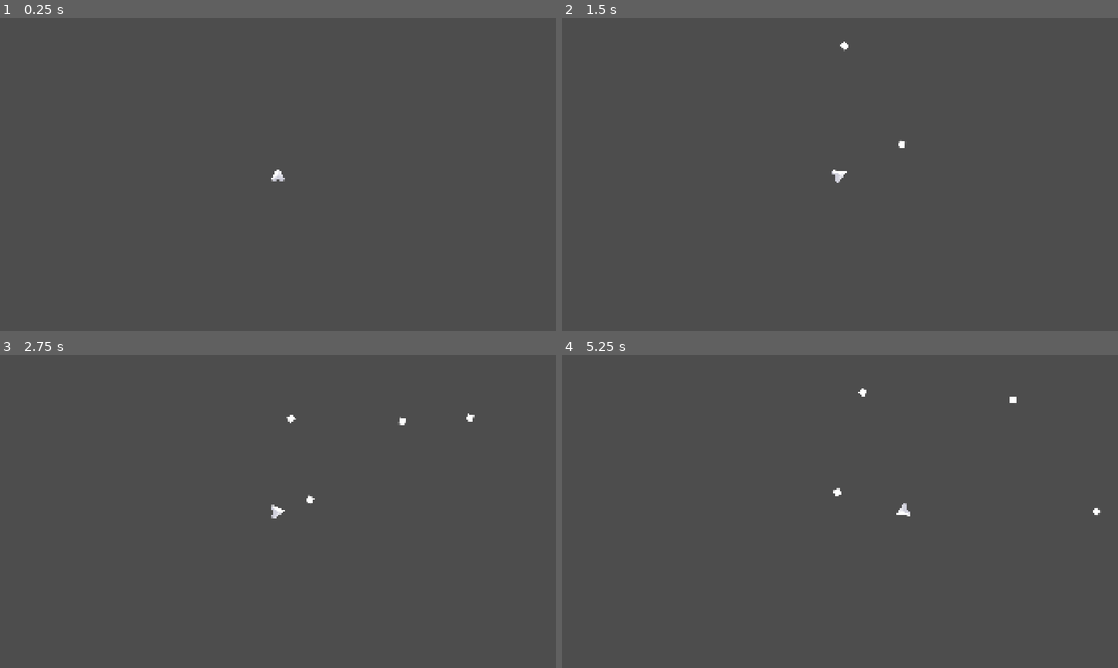
Above: before the commit, frames 1-4 (two rows, left to right).
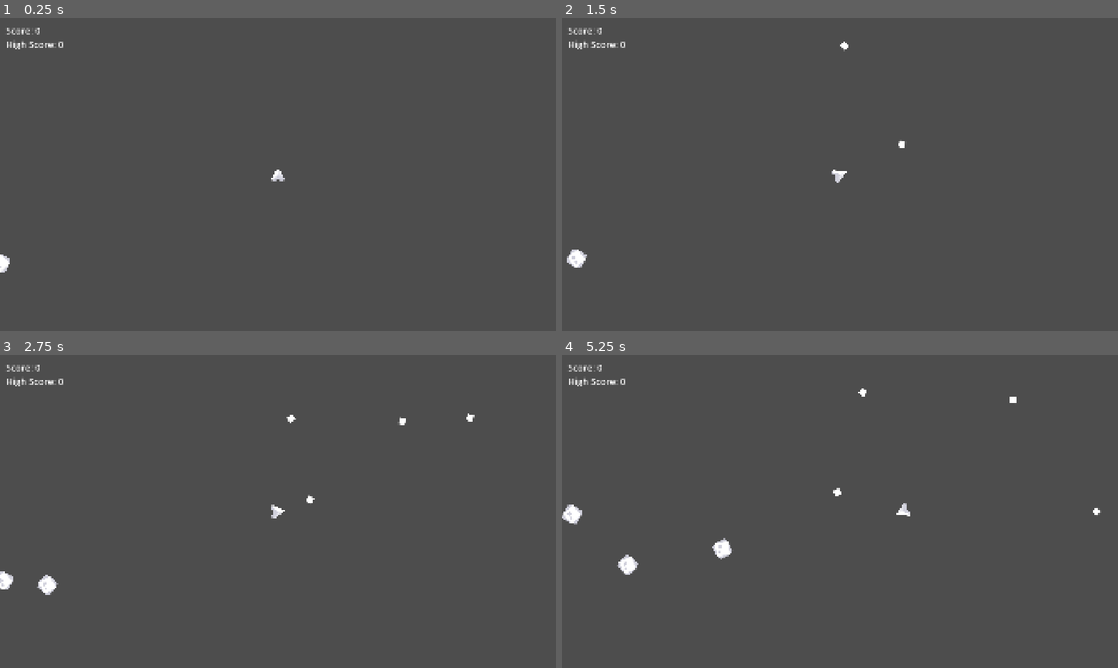
Above: after the commit, the same moments.

Repository: CreatedBySeb/godot-jamjar
Game: Godot game, scene res://demo/demo.tscn
Same seed, same stepped clock (60 frames per second), same inputs: the game is played once before the commit and once after it. The project has no main scene, so this scene is started directly.
Inputs:
- Up to frame 1 (0.25 s): no input
- Up to frame 2 (1.5 s): tap Enter at 0.5 s; hold D 0.53-1.28 s; hold Space 0.53-1.28 s; hold A from 1.28 s (still down); tap Space at 1.35 s
- Up to frame 3 (2.75 s): tap Space at 1.52, 1.82 s; release A at 2.03 s; hold D from 2.03 s (still down); hold Space from 2.03 s (still down)
- Up to frame 4 (5.25 s): release D at 2.78 s; release Space at 2.78 s; hold W 2.78-3.53 s; tap Space at 2.85, 3.02, 3.32, 4.35, 4.52, 4.82 s; hold Space 3.53-4.28 s; hold A from 3.53 s (still down); hold Space from 5.03 s (still down)

The runs differ from the first frame. In frame 1, 0.3% of the frame differs, in the area x 0-12%, y 3-82%; in frame 2, 0.4%; in frame 3, 0.5%; in frame 4, 0.7%, in the area x 0-31%, y 3-71%.

Commit message:
Add SaveSystem

Diff:
--- /dev/null
+++ b/demo/asteroid.tscn
@@ -0,0 +1,17 @@
+[gd_scene format=3 uid="uid://dr3fjsxap86g6"]
+
+[ext_resource type="Texture2D" uid="uid://5ta86lufg55k" path="res://demo/asteroid.png" id="1_xl807"]
+
+[sub_resource type="CircleShape2D" id="CircleShape2D_5gh35"]
+radius = 28.0
+
+[node name="Asteroid" type="RigidBody2D" unique_id=1052530188]
+gravity_scale = 0.0
+contact_monitor = true
+max_contacts_reported = 1
+
+[node name="Sprite2D" type="Sprite2D" parent="." unique_id=1328270023]
+texture = ExtResource("1_xl807")
+
+[node name="CollisionShape2D" type="CollisionShape2D" parent="." unique_id=1726428265]
+shape = SubResource("CircleShape2D_5gh35")
--- a/demo/demo.gd
+++ b/demo/demo.gd
@@ -1,14 +1,23 @@
 extends Node2D
 
+## The scene for a asteroid instance
+const ASTEROID_SCENE: PackedScene = preload("res://demo/asteroid.tscn")
 ## How far the laser should be from the ship when it is instantiated
 const LASER_OFFSET: int = 64
-## The scene for a laser instance, which we preload into memory so that we can instantiate it
-## quickly
+## The scene for a laser instance
 const LASER_SCENE: PackedScene = preload("res://demo/laser.tscn")
 ## An offset to compensate for the fact that the visual rotation does not match the node rotation
 ## (we could also fix this by angling the sprite 90deg to the right, but this makes it obvious)
 const ROTATION_OFFSET: float = PI / 2
 
+## The maximum number of asteroids to spawn
+@export var asteroid_count: int
+## The points to give for destroying an asteroid
+@export var asteroid_points: int
+## How fast the asteroids should move across the screen, in pixels per second
+@export var asteroid_speed: float
+## How quickly the asteroids should turn, in degrees per second
+@export var asteroid_spin: float
 ## How fast the lasers move across the screen, in pixels per second
 @export var laser_speed: float
 ## How much the velocity reduces each second when not thrusting
@@ -18,17 +27,31 @@
 ## How quickly the ship turns when 'A' or 'D' are held, in degrees per second
 @export var ship_turning: float
 
+## A reference to the timer which controls whether asteroids should spawn
+@onready var asteroid_timer: Timer = $AsteroidTimer
+## The previous high score, defaulting to 0
+@onready var high_score: int = SaveSystem.get_global("high_score", 0)
 ## A reference to the timer which controls whether the ship can fire
 @onready var reload_timer: Timer = $ReloadTimer
+## A reference to the label which displays the score
+@onready var score_label: Label = %ScoreLabel
 ## A reference to the Ship node
 @onready var ship: CharacterBody2D = $Ship
+## A reference to the SpawnPoint node used for spawning asteroids
+@onready var spawn_point: PathFollow2D = %SpawnPoint
 ## The 'ship_turning' property converted into radians
 @onready var turn_rad: float = ship_turning * PI / 180
 
-## Whether the ship can fire, set by ReloadTimer via the _on_reload signal handler
+## An array of spawned asteroids that need to be moved each frame
+var asteroids: Array[RigidBody2D] = []
+## Whether the ship can fire, set by ReloadTimer via _on_reload
 var can_fire: bool = true
+## Whether the game can spawn another asteroid, set by AsteroidTimer via _on_asteroid
+var can_spawn_asteroid: bool = true
 ## An array of spawned lasers that need to be moved each frame
 var lasers: Array[Area2D] = []
+## The player's accumulated score
+var score: int = 0
 
 
 # Runs every physics tick, `delta` is the time since last tick
@@ -71,12 +94,42 @@
 		laser.rotation = ship.rotation - ROTATION_OFFSET
 		laser.position = ship.position + Vector2.from_angle(laser.rotation) * LASER_OFFSET
 
+		# Set up a signal connection for the 'body_entered' event to destroy the asteroid
+		laser.body_entered.connect(_on_laser_collision.bind(laser))
+
 		# Since the script is on the root node, we can add the child directly. If this script was on
-		# the ship (as it usually would be), then we would want to add it to the ship's parent
+		# the ship (as it usually would be), then we would want to add it to the ship's parent.
 		add_child(laser)
 		lasers.append(laser)
+
+		# Play a sound effect with some pitch variance, then start the reload timer
 		AudioSystem.play_with_variance("Laser")
 		reload_timer.start()
+
+	# Spawn asteroids if there are less than the expected amount
+	if len(asteroids) < asteroid_count and can_spawn_asteroid:
+		can_spawn_asteroid = false
+		var asteroid: RigidBody2D = ASTEROID_SCENE.instantiate()
+
+		# Put the spawn point at a random location on its path, and copy that global position to
+		# the asteroid
+		spawn_point.progress_ratio = randf_range(0.0, 1.0)
+		asteroid.position = spawn_point.global_position
+
+		# Apply a constant force to the asteroid towards the centre of the screen
+		asteroid.add_constant_force(-asteroid.position.normalized() * asteroid_speed)
+
+		# Also apply a constant torque to give the asteroid a slight spinning effect
+		asteroid.add_constant_torque(asteroid_spin)
+
+		# Set up a signal connection for the 'body_entered' event to destroy the asteroid
+		asteroid.body_entered.connect(_on_asteroid_collision.bind(asteroid))
+
+		# Add the asteroid to our scene and tracking list, then start the spawn delay timer
+		add_child(asteroid)
+		asteroids.append(asteroid)
+		asteroid_timer.start()
+
 
 	# Move each laser forward (this could be on a laser script instead, attached to the laser, but
 	# I am trying to limit the number of scripts in the demo project)
@@ -84,7 +137,61 @@
 		laser.position += Vector2.from_angle(laser.rotation) * laser_speed * delta
 
 
+# Runs every frame, `delta` is the time since last tick
+func _process(_delta: float) -> void:
+	# This code is purely visual, so we should perform it every rendered frame
+	score_label.text = "Score: %d\nHigh Score: %d" % [score, high_score]
+
+
+## Ends the game, saving the current score if it's higher than the previous high score
+func _end_game() -> void:
+	# Stop running the physics and rendering loops
+	process_mode = Node.PROCESS_MODE_DISABLED
+
+	# Save the current score as the new high score if it's larger
+	if score > high_score:
+		SaveSystem.save_global("high_score", score)
+		high_score = score
+
+
 ## This handler is called by the ReloadTimer's timeout signal, which triggers whenever the timer
 ## completes
 func _on_reload() -> void:
 	can_fire = true
+
+
+## This handler is called by the AsteroidTimer's timeout signal, which triggers whenever the timer
+## completes
+func _on_asteroid() -> void:
+	can_spawn_asteroid = true
+
+
+## This handler is dynamically registered to the 'body_entered' signal on each spawned asteroid, and
+## removes the asteroid from the tracking list then removes it from the scene
+func _on_asteroid_collision(body: Node, asteroid: RigidBody2D) -> void:
+	AudioSystem.play_with_variance("Explosion", 0.5)
+	asteroids.erase(asteroid)
+	asteroid.queue_free()
+
+	# The only CharacterBody2D is our ship, so we know if this is the collided body then the game
+	# should end
+	if body is CharacterBody2D:
+		# End the game, defer till end of frame to avoid breaking things
+		_end_game.call_deferred()
+
+
+## This handler is dynamically registered to the 'body_entered' signal on each spawned laser, and
+## detects collisions with asteroids to generate points
+func _on_laser_collision(body: Node2D, laser: Area2D) -> void:
+	lasers.erase(laser)
+	laser.queue_free()
+
+	# The only RigidBody2Ds are our asteroids, so we know if this is the collided body then the body
+	# should be removed and the score increased
+	if body is RigidBody2D:
+		score += asteroid_points
+
+		AudioSystem.play_with_variance("Explosion", 0.5)
+		var asteroid: RigidBody2D = body
+		asteroids.erase(asteroid)
+		asteroid.queue_free()
--- a/demo/demo.tscn
+++ b/demo/demo.tscn
@@ -3,8 +3,18 @@
 [ext_resource type="Script" uid="uid://cjovr5ntab6fi" path="res://demo/demo.gd" id="1_5hfv0"]
 [ext_resource type="Texture2D" uid="uid://cffge4x84sy18" path="res://demo/ship.png" id="2_0bhed"]
 
+[sub_resource type="Curve2D" id="Curve2D_ytiva"]
+_data = {
+"points": PackedVector2Array(0, 0, 0, 0, -960, -540, 0, 0, 0, 0, 960, -540, 0, 0, 0, 0, 960, 540, 0, 0, 0, 0, -960, 540, 0, 0, 0, 0, -960, -540)
+}
+point_count = 5
+
 [node name="Demo" type="Node2D" unique_id=2131555336]
 script = ExtResource("1_5hfv0")
+asteroid_count = 8
+asteroid_points = 5
+asteroid_speed = 50.0
+asteroid_spin = 60.0
 laser_speed = 400.0
 ship_friction = 20.0
 ship_thrust = 100.0
@@ -25,4 +35,31 @@
 [node name="ReloadTimer" type="Timer" parent="." unique_id=1704934731]
 wait_time = 0.5
 
+[node name="AsteroidTimer" type="Timer" parent="." unique_id=2068377007]
+wait_time = 2.0
+
+[node name="SpawnPath" type="Path2D" parent="." unique_id=307307602]
+curve = SubResource("Curve2D_ytiva")
+
+[node name="SpawnPoint" type="PathFollow2D" parent="SpawnPath" unique_id=1004363810]
+unique_name_in_owner = true
+position = Vector2(-960, -540)
+
+[node name="CanvasLayer" type="CanvasLayer" parent="." unique_id=1501659609]
+
+[node name="MarginContainer" type="MarginContainer" parent="CanvasLayer" unique_id=1337715340]
+offset_right = 40.0
+offset_bottom = 40.0
+theme_override_constants/margin_left = 20
+theme_override_constants/margin_top = 20
+theme_override_constants/margin_right = 20
+
+[node name="ScoreLabel" type="Label" parent="CanvasLayer/MarginContainer" unique_id=1961878808]
+unique_name_in_owner = true
+layout_mode = 2
+theme_override_font_sizes/font_size = 32
+text = "Score: 0
+High Score: 0"
+
 [connection signal="timeout" from="ReloadTimer" to="." method="_on_reload"]
+[connection signal="timeout" from="AsteroidTimer" to="." method="_on_asteroid"]
--- a/project.godot
+++ b/project.godot
@@ -17,6 +17,7 @@
 [autoload]
 
 AudioSystem="*uid://dkkk27tjnpfit"
+SaveSystem="*uid://bl47c0ogma7ek"
 
 [debug]
 
--- a/systems/audio_system.tscn
+++ b/systems/audio_system.tscn
@@ -4,6 +4,7 @@
 [ext_resource type="AudioStream" uid="uid://cqhw22cewqjbh" path="res://demo/bgm.ogg" id="2_khn6y"]
 [ext_resource type="AudioStream" uid="uid://tyynudfksbh6" path="res://demo/laser.ogg" id="3_qb0oe"]
 [ext_resource type="AudioStream" uid="uid://8ft6h8omp272" path="res://demo/thruster.ogg" id="4_6aowx"]
+[ext_resource type="AudioStream" uid="uid://3n2narx40nwd" path="res://demo/explosion.ogg" id="5_sgd1c"]
 
 [node name="AudioSystem" type="Node" unique_id=455669328]
 script = ExtResource("1_b4rwa")
@@ -22,3 +23,7 @@
 [node name="Thruster" type="AudioStreamPlayer" parent="SFX" unique_id=1826111878]
 stream = ExtResource("4_6aowx")
 bus = &"SFX"
+
+[node name="Explosion" type="AudioStreamPlayer" parent="SFX" unique_id=967766714]
+stream = ExtResource("5_sgd1c")
+bus = &"SFX"
--- /dev/null
+++ b/systems/save_system.gd
@@ -0,0 +1,84 @@
+extends Node
+
+## The prefix/protocol used for persistent local data
+const DATA_PREFIX: String = "user://"
+## The path to the global data file, this should be used for settings and other data which might
+## span across multiple 'save files'
+const GLOBAL_FILE_NAME: String = "global.dat"
+## The format for slot data files, this should be used for individual save 'slots' or 'files' which
+## may have different states of progress
+const SLOT_FILE_TEMPLATE: String = "slot_%d.dat"
+
+
+## Internal method for reading from a data file, shared by both read methods
+func _read(filename: String, key: String, default: Variant) -> Variant:
+	var file := FileAccess.open(DATA_PREFIX + filename, FileAccess.READ)
+
+	# Just return the default value if the file doesn't exist
+	if file == null:
+		return default
+
+	var data: Variant = file.get_var()
+
+	assert(
+		data is Dictionary,
+		"Expected %s to be dictionary but was '%s'" % [filename, typeof(data)],
+	)
+
+	# If the data isn't the expected type, just return the default
+	if data is not Dictionary or data == null:
+		return default
+
+	var dict: Dictionary = data
+	return dict.get(key, default)
+
+
+## Internal method for saving to a data file, shared by both save methods
+func _save(filename: String, key: String, value: Variant) -> void:
+	# Initially open the file in read-only mode when getting the contents to update
+	var file := FileAccess.open(DATA_PREFIX + filename, FileAccess.READ)
+
+	var data: Variant
+	if file:
+		data = file.get_var()
+
+		assert(
+			data is Dictionary,
+			"Expected %s to be dictionary but was '%s'" % [filename, typeof(data)],
+		)
+
+		# If the data isn't the expected type, assume no data (you may want to replace this with
+		# recovery logic)
+		if data is not Dictionary:
+			data = {}
+	else:
+		data = {}
+
+	# Re-open the file for writing
+	file = FileAccess.open(DATA_PREFIX + filename, FileAccess.WRITE)
+
+	# Update the key, write the updated dictionary, and flush the data to disk in case of crashes
+	var dict: Dictionary = data
+	dict.set(key, value)
+	file.store_var(dict)
+	file.flush()
+
+
+## Get a non-Object value from the global data file with a given key
+func get_global(key: String, default: Variant) -> Variant:
+	return _read(GLOBAL_FILE_NAME, key, default)
+
+
+## Get a non-Object value from a slot data file with a given key
+func get_slot(slot: int, key: String, default: Variant) -> Variant:
+	return _read(SLOT_FILE_TEMPLATE % slot, key, default)
+
+
+## Save a non-Object value to the global data file with a given key
+func save_global(key: String, value: Variant) -> void:
+	_save(GLOBAL_FILE_NAME, key, value)
+
+
+## Save a non-Object value to a slot data file with a given key
+func save_slot(slot: int, key: String, value: Variant) -> void:
+	_save(SLOT_FILE_TEMPLATE % slot, key, value)
--- /dev/null
+++ b/systems/save_system.tscn
@@ -0,0 +1,6 @@
+[gd_scene format=3 uid="uid://bl47c0ogma7ek"]
+
+[ext_resource type="Script" uid="uid://b67hafltkwxmq" path="res://systems/save_system.gd" id="1_m1a40"]
+
+[node name="SaveSystem" type="Node" unique_id=2098441707]
+script = ExtResource("1_m1a40")
Binary file added: demo/asteroid.png
Not shown, added: demo/asteroid.png.import
Not shown, added: demo/explosion.ogg.import
Not shown, added: systems/save_system.gd.uid
Not shown, changed: README.md
Not shown, added: demo/explosion.ogg
